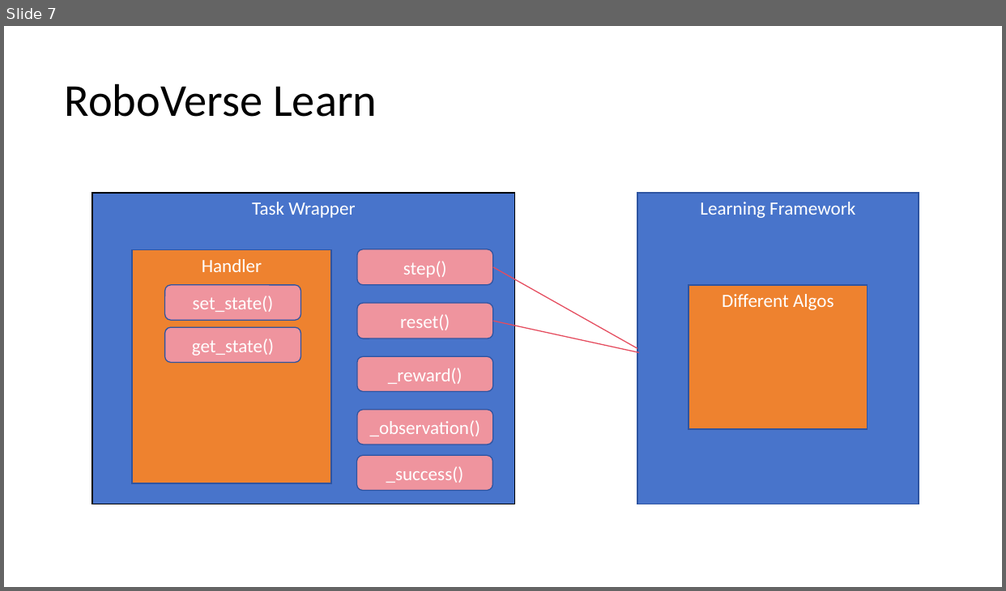
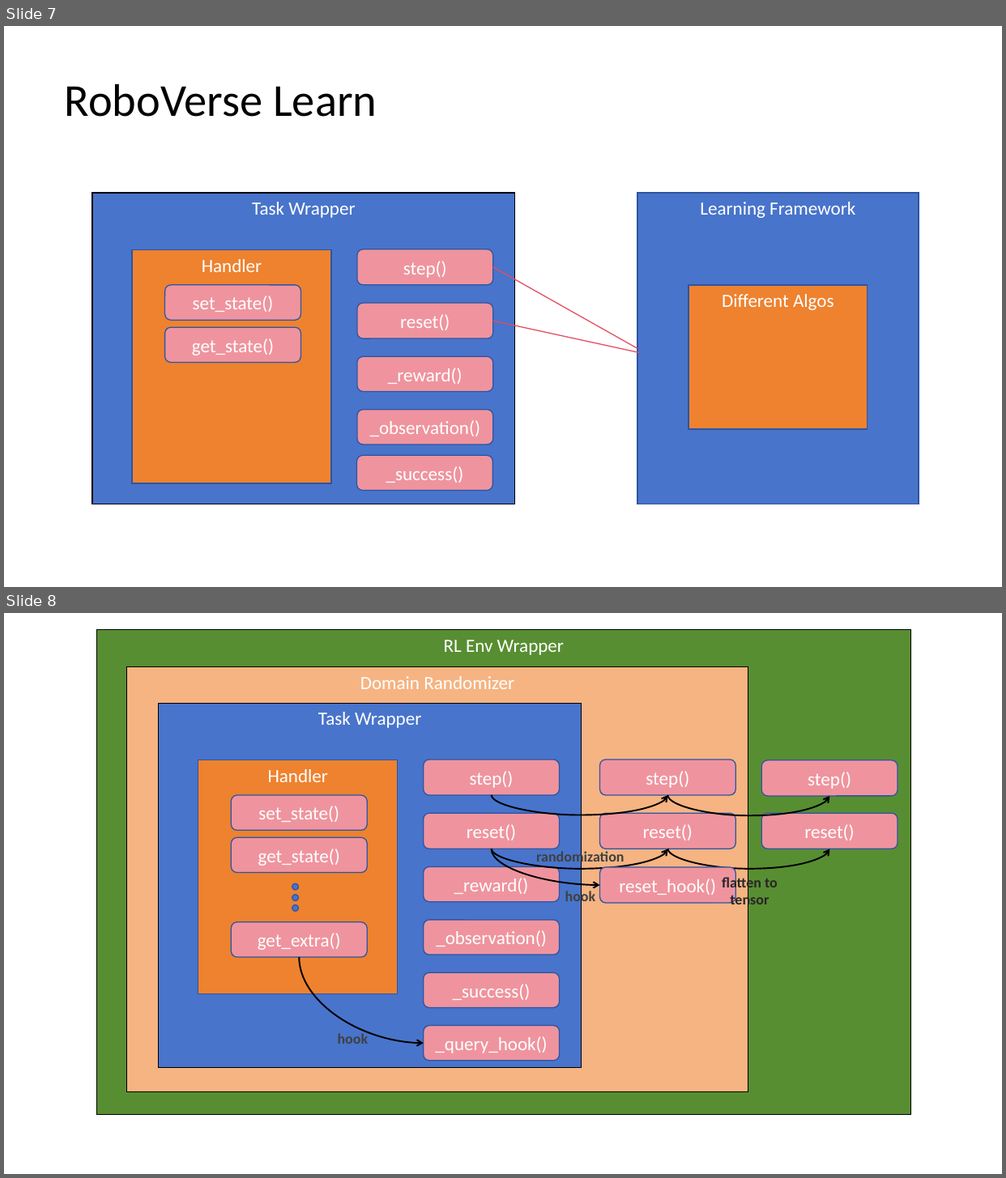
Before and after one commit to RoboVerseOrg/RoboVerse, a slide deck: docs/source/metasim/tutorial/boshi-docs/Framework-Design.pptx. Shown one above the other, each under a label of ours: slide 7 before the commit, slides 7 and 8 after it. The pictures are 1006x591 and 1006x1178 pixels, drawn with LibreOffice and Linux fonts; fonts in the diff are those of the drawing. Boxes give left, top, right and bottom in pixels: in the first picture for what was removed or moved away, otherwise in the second. Text is boxed around its words. In the diff, an @@ line names an element or a change of style, - is before the commit and + after.

```diff
--- a/docs/source/metasim/tutorial/boshi-docs/Framework-Design.pptx
+++ b/docs/source/metasim/tutorial/boshi-docs/Framework-Design.pptx
@@ slide 8 added at [4, 613, 1002, 1174], background #FFFFFF @@
@@ rectangle added at [97, 629, 911, 1114], fill #588E31, outline #000000 1 pt, 18 pt, text #FFFFFF @@
+RL Env Wrapper
@@ rectangle added at [127, 667, 748, 1093], fill #F5B482, outline #000000 1 pt, 18 pt, text #FFFFFF @@
+Domain Randomizer
@@ rectangle added at [158, 703, 582, 1067], fill #4874CB, outline #000000 1 pt, 18 pt, text #FFFFFF @@
+Task Wrapper
@@ rectangle added at [198, 760, 398, 994], fill #EE822F, outline #2E54A1 1 pt, 18 pt, text #FFFFFF @@
+Handler
@@ rounded rectangle added at [424, 760, 560, 796], fill #EF949E, outline #2E54A1 1 pt, 18 pt, text #FFFFFF @@
+step()
@@ rounded rectangle added at [600, 760, 736, 796], fill #EF949E, outline #2E54A1 1 pt, 18 pt, text #FFFFFF @@
+step()
@@ rounded rectangle added at [761, 760, 898, 796], fill #EF949E, outline #2E54A1 1 pt, 18 pt, text #FFFFFF @@
+step()
@@ rounded rectangle added at [231, 796, 367, 831], fill #EF949E, outline #2E54A1 1 pt, 18 pt, text #FFFFFF @@
+set_state()
@@ curved arrow added from (492, 795) to (668, 796), #000000 1.5 pt @@
@@ curved arrow added from (668, 796) to (829, 796), #000000 1.5 pt @@
@@ rounded rectangle added at [424, 814, 560, 850], fill #EF949E, outline #2E54A1 1 pt, 18 pt, text #FFFFFF @@
+reset()
@@ rounded rectangle added at [600, 814, 736, 850], fill #EF949E, outline #2E54A1 1 pt, 18 pt, text #FFFFFF @@
+reset()
@@ rounded rectangle added at [761, 814, 898, 850], fill #EF949E, outline #2E54A1 1 pt, 18 pt, text #FFFFFF @@
+reset()
@@ rounded rectangle added at [231, 837, 367, 873], fill #EF949E, outline #2E54A1 1 pt, 18 pt, text #FFFFFF @@
+get_state()
@@ curved arrow added from (492, 849) to (668, 849), #000000 1.5 pt @@
@@ curved arrow added from (492, 849) to (600, 885), #000000 1.5 pt @@
@@ text added at [536, 850, 624, 867], 14 pt, text #404040, bold @@
+randomization
@@ curved arrow added from (668, 849) to (829, 849), #000000 1.5 pt @@
@@ rounded rectangle added at [424, 867, 560, 902], fill #EF949E, outline #2E54A1 1 pt, 18 pt, text #FFFFFF @@
+_reward()
@@ rounded rectangle added at [600, 867, 736, 904], fill #EF949E, outline #2E54A1 1 pt, 18 pt, text #FFFFFF @@
+reset_hook()
@@ text added at [722, 875, 778, 909], 14 pt, text #262626, bold @@
+flatten to tensor
@@ ellipse added at [292, 884, 298, 890], fill #4874CB, outline #2E54A1 1 pt @@
@@ ellipse added at [292, 895, 298, 901], fill #4874CB, outline #2E54A1 1 pt @@
@@ text added at [565, 890, 596, 906], 14 pt, text #404040, bold @@
+hook
@@ rounded rectangle added at [231, 922, 367, 957], fill #EF949E, outline #2E54A1 1 pt, 18 pt, text #FFFFFF @@
+get_extra()
@@ ellipse added at [292, 905, 298, 911], fill #4874CB, outline #2E54A1 1 pt @@
@@ rounded rectangle added at [424, 920, 560, 955], fill #EF949E, outline #2E54A1 1 pt, 18 pt, text #FFFFFF @@
+_observation()
@@ curved arrow added from (299, 957) to (424, 1043), #000000 1.5 pt @@
@@ rounded rectangle added at [424, 973, 560, 1008], fill #EF949E, outline #2E54A1 1 pt, 18 pt, text #FFFFFF @@
+_success()
@@ rounded rectangle added at [424, 1025, 560, 1061], fill #EF949E, outline #2E54A1 1 pt, 18 pt, text #FFFFFF @@
+_query_hook()
@@ text added at [338, 1032, 368, 1044], 14 pt, text #404040, bold @@
+hook
```
Also in this commit, not shown: 1 slide removed, 57 other files.
